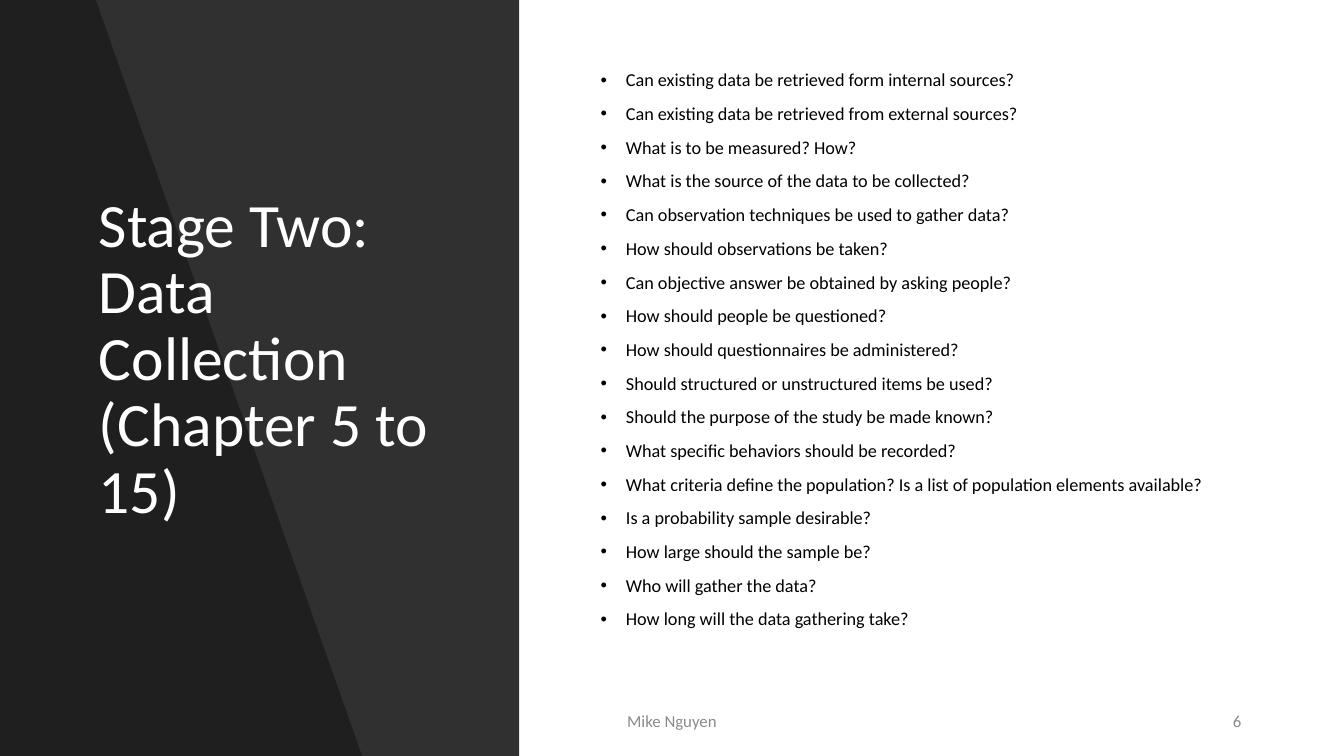
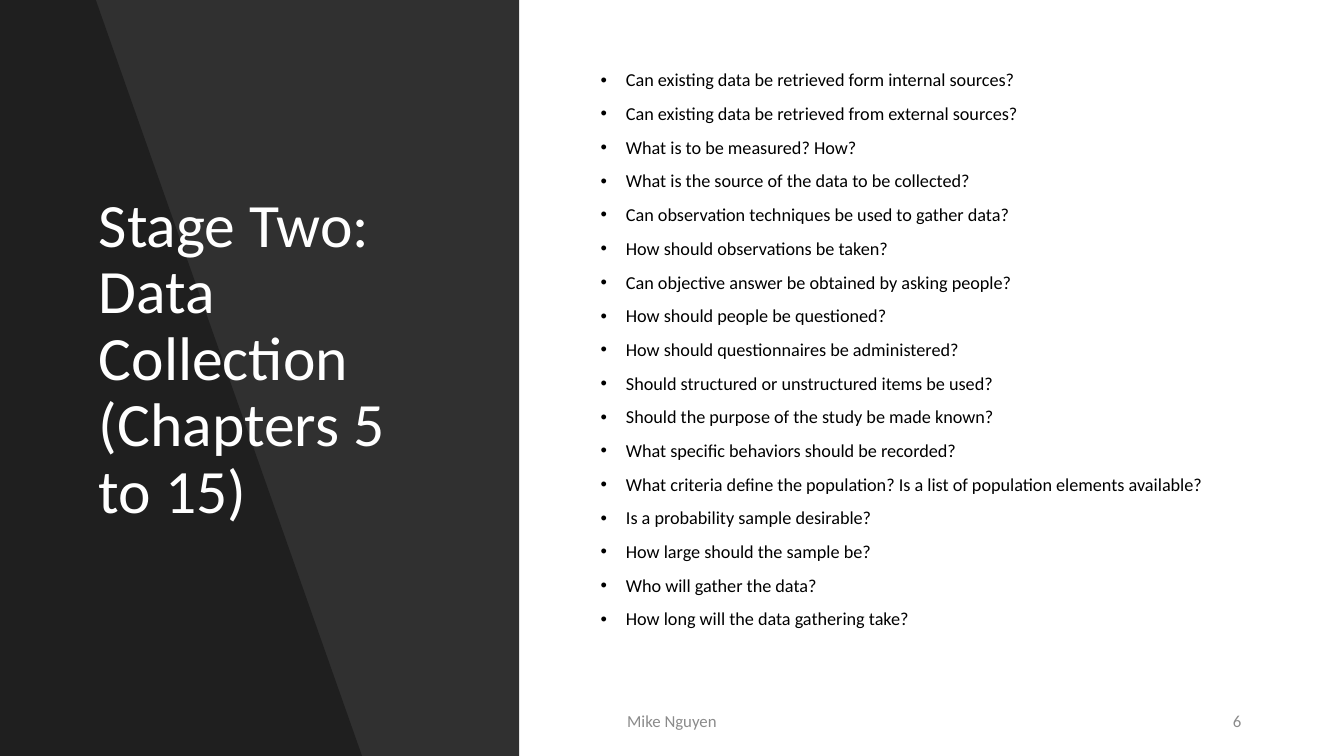
Before and after one commit to mikenguyen13/mar4050, a slide deck: slide 6 of lectures/1/Unit2_Marketing Research Process.pptx. Drawn at 1344x756 pixels with LibreOffice and Linux fonts; fonts in the diff are those of the drawing. Boxes give left, top, right and bottom in pixels: in the first picture for what was removed or moved away, otherwise in the second. Text is boxed around its words. In the diff, an @@ line names an element or a change of style, - is before the commit and + after.

```diff
--- a/lectures/1/Unit2_Marketing Research Process.pptx
+++ b/lectures/1/Unit2_Marketing Research Process.pptx
@@ title at (x1=99, y1=207, x2=384, y2=521): text changed @@
-Stage Two: Data Collection (Chapter 5 to 15)
+Stage Two: Data Collection (Chapters 5 to 15)
```
Also in this commit, not shown: 8 other slides changed, 2 slides removed, 9 other files.
